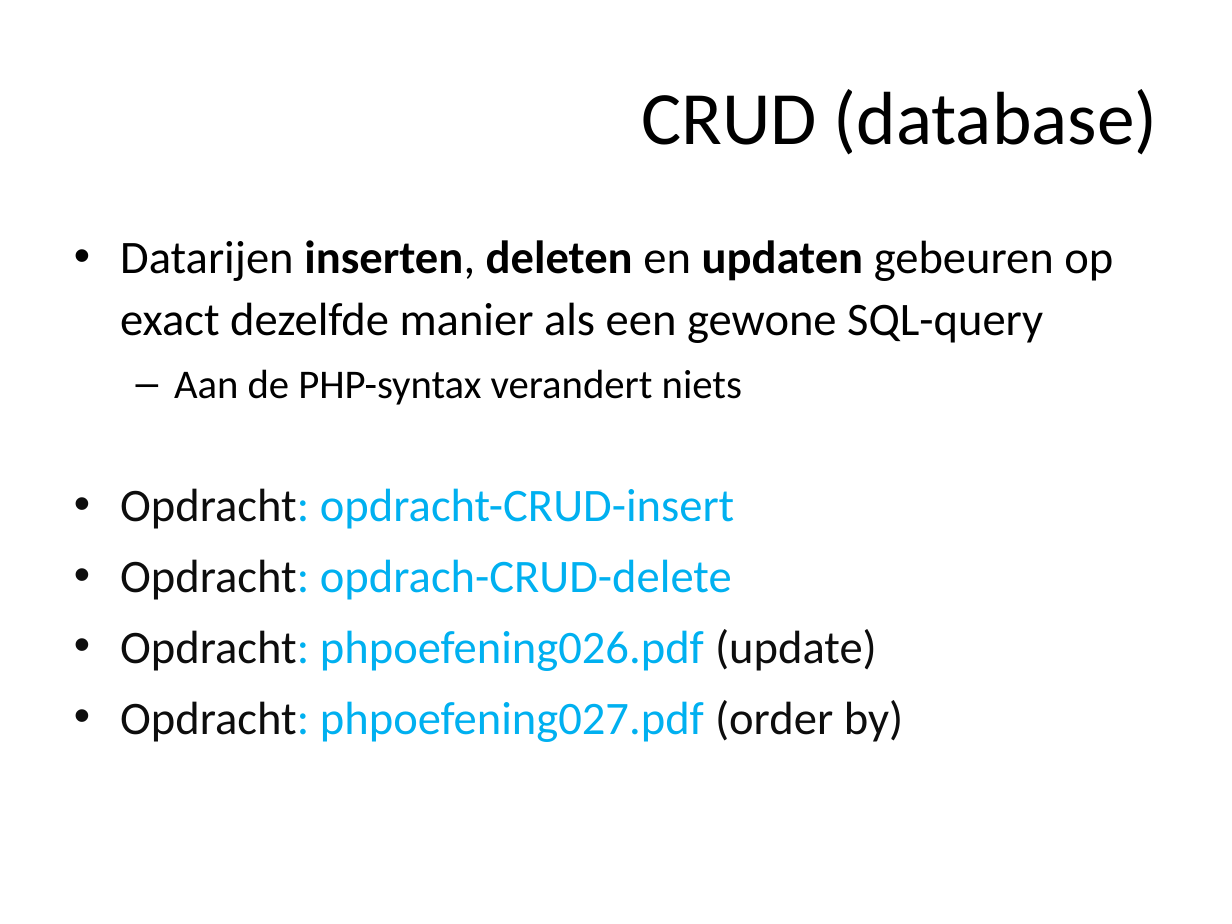
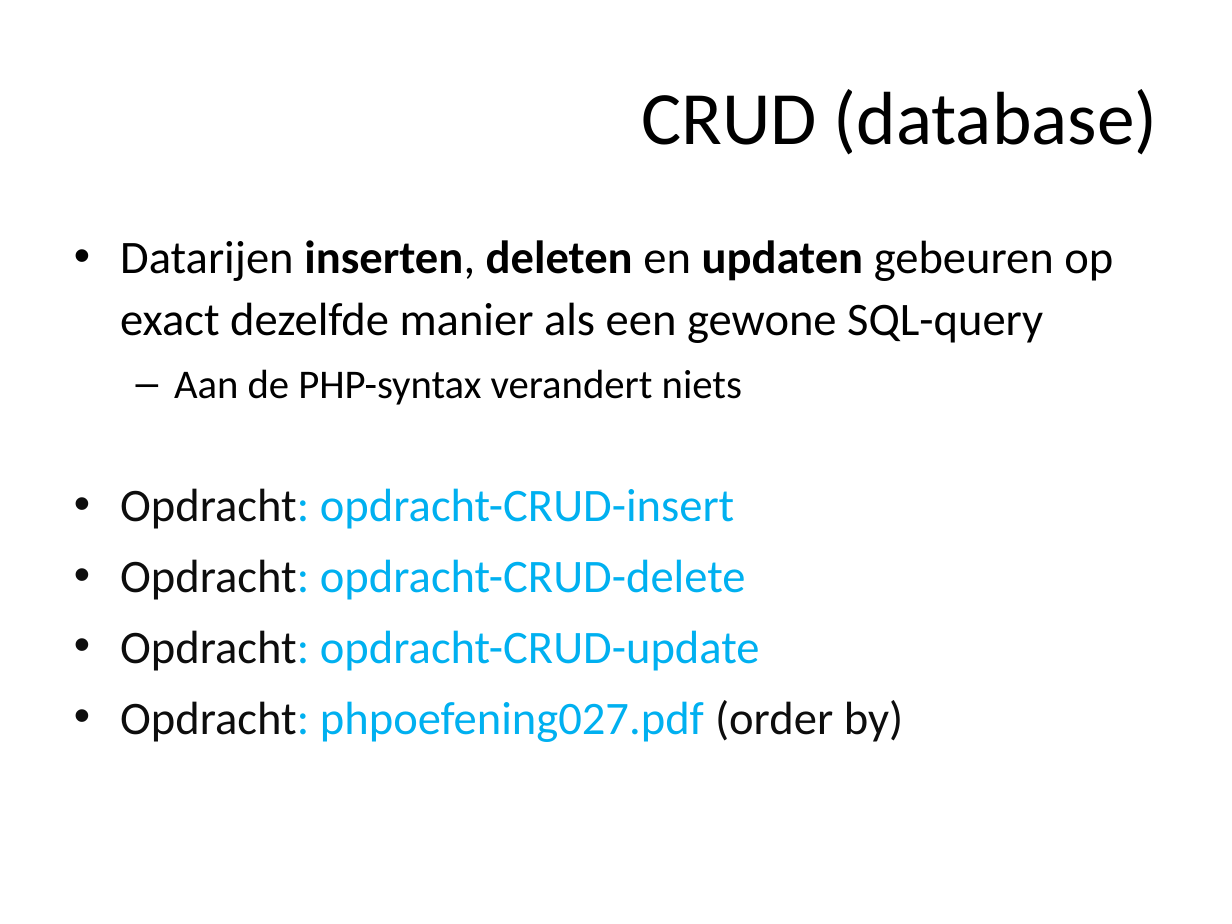
Before and after one commit to ajkea/web-backend-1, a slide deck: slide 72 of public/cursus/web-backend-uitdieping.pptx. Drawn at 1232x924 pixels with LibreOffice and Linux fonts; fonts in the diff are those of the drawing. Boxes give left, top, right and bottom in pixels: in the first picture for what was removed or moved away, otherwise in the second. Text is boxed around its words. In the diff, an @@ line names an element or a change of style, - is before the commit and + after.

Commit message:
adapt to exercise CRUD update

```diff
--- a/public/cursus/web-backend-uitdieping.pptx
+++ b/public/cursus/web-backend-uitdieping.pptx
@@ text at bbox=[120, 559, 760, 671]: text changed @@
-• Opdracht: opdrach-CRUD-delete
-• Opdracht: phpoefening026.pdf (update)
+• Opdracht: opdracht-CRUD-delete
+• Opdracht: opdracht-CRUD-update
```
Also in this commit, not shown: 2 other files.
